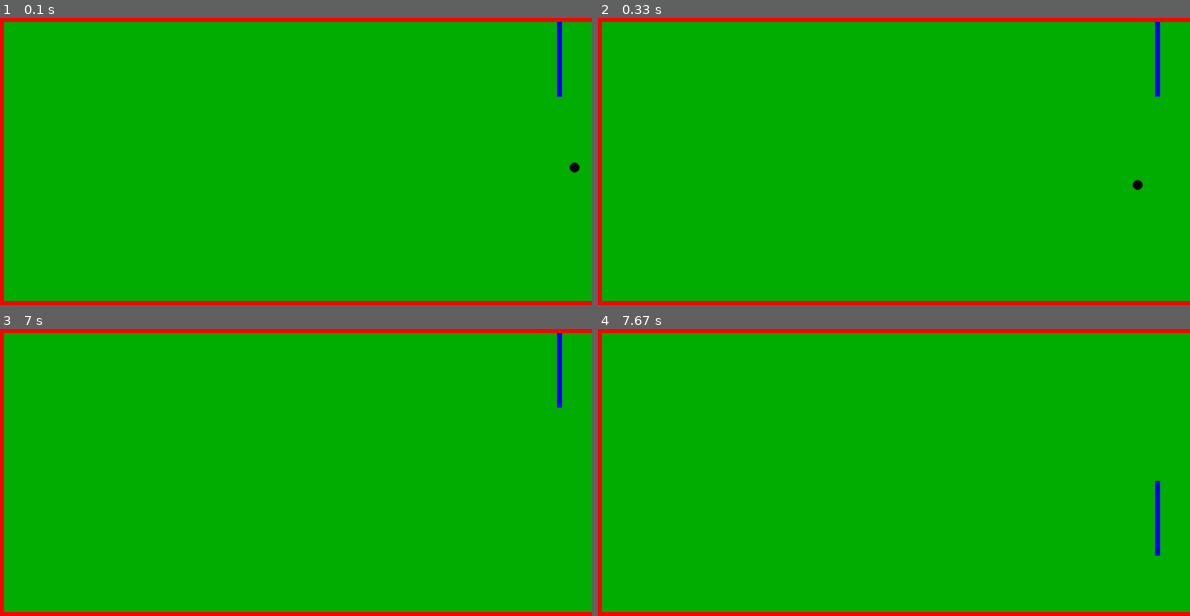
Above: before the commit, frames 1-4 (two rows, left to right).
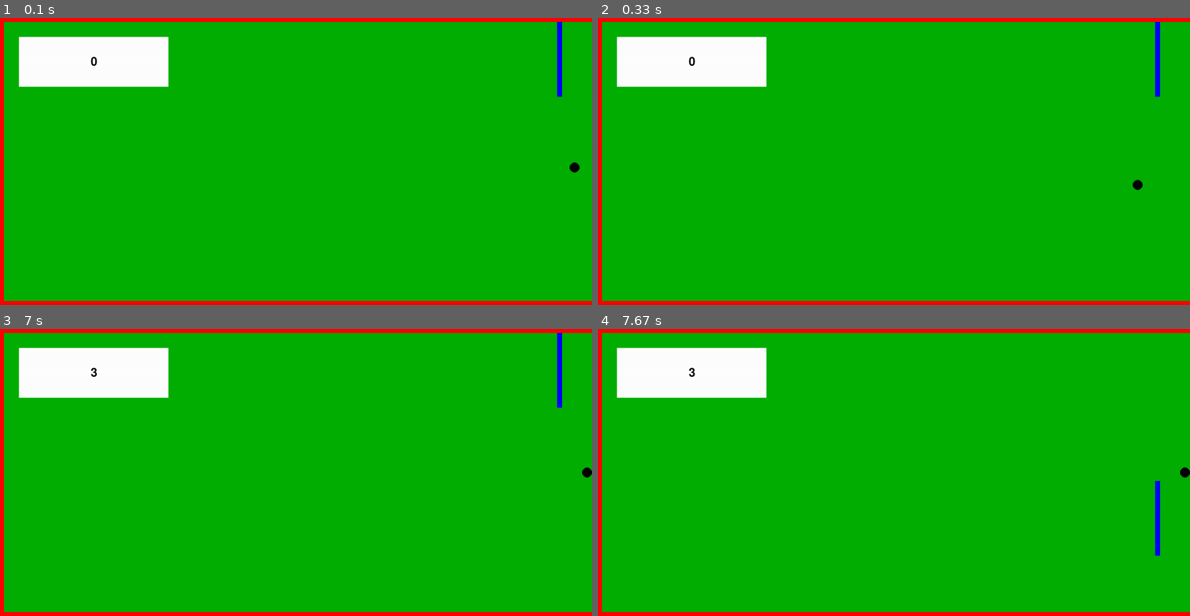
Above: after the commit, the same moments.

Repository: Wombatlord/PygamePong
Game: pygame game, started from pong.py
Two runs of this game, one before a commit and one after it. Both use one fixed random seed, a clock stepped at 60 frames per second and the inputs below.
Inputs (mouse positions are in pixels of both pictures, inside the frame that each line leads up to):
- Up to frame 1 (0.1 s): no input
- Up to frame 2 (0.33 s): no input
- Up to frame 3 (7 s): click (290, 472) at 0.38 s; click (349, 538) at 0.72 s; click (509, 578) at 1.05 s; click (153, 412) at 1.38 s; click (290, 509) at 1.72 s; click (207, 409) at 2.05 s; click (503, 549) at 2.38 s; click (100, 501) at 2.72 s; click (118, 415) at 3.05 s; click (153, 524) at 3.38 s; click (509, 541) at 3.72 s; click (112, 584) at 4.05 s; click (106, 489) at 4.38 s; click (325, 555) at 4.72 s; click (402, 572) at 5.05 s; click (82, 575) at 5.38 s; click (142, 521) at 5.72 s; click (479, 403) at 6.05 s; click (325, 389) at 6.38 s; click (130, 366) at 6.72 s
- Up to frame 4 (7.67 s): click (882, 524) at 7.05 s; click (1000, 518) at 7.38 s

The runs differ from the first frame. In frame 1, 4.5% of the frame differs, in the area x 3-29%, y 6-25%; in frame 2, 4.5%; in frame 3, 4.5%, in the area x 3-100%, y 6-52%; in frame 4, 4.5%.

Commit message:
Added basic score & scoreboard. Added Ball.destroy() to Ball to fix position when leaving play space.

Diff:
--- a/pong.py
+++ b/pong.py
@@ -4,15 +4,23 @@
 
 pygame.init()
 
-# Variables
+# Screen Variables
 HEIGHT = 600
 WIDTH = 1200
 BORDER = 20
+screen = pygame.display.set_mode((WIDTH, HEIGHT))
+
+# Game Object Variables
 fgColour = pygame.Color("red")
 ballColour = pygame.Color("black")
 paddleColour = pygame.Color("blue")
 velocity = 300
-screen = pygame.display.set_mode((WIDTH, HEIGHT))
+
+# Scoreboard Variables
+scoreBoard = pygame.Surface((300, 100))
+scoreBoardPos = (50, 50)
+scoreBoardSize = (300, 100)
+scoreValue = 0
 
 
 def current_time():
@@ -36,6 +44,22 @@
     pygame.draw.rect(screen, fgColour, pygame.Rect((0, 0), (WIDTH, BORDER)))
     pygame.draw.rect(screen, fgColour, pygame.Rect((0, 0), (BORDER, HEIGHT)))
     pygame.draw.rect(screen, fgColour, pygame.Rect((0, HEIGHT - BORDER), (WIDTH, BORDER)))
+
+
+def renderScoreBoard():
+    global screen, scoreBoard, scoreBoardPos
+    scoreBoard = scoreBoard.convert()
+    scoreBoard.fill((255, 255, 255))
+    screen.blit(scoreBoard, scoreBoardPos)
+
+
+def renderScore():
+    global screen, scoreBoard, scoreBoardPos, scoreBoardSize, scoreValue
+    font = pygame.font.Font(None, 36)
+    score = font.render(str(scoreValue), 1, (10, 10, 10))
+    textPos = score.get_rect(centerx=scoreBoardPos[0] + scoreBoardSize[0] // 2,
+                             centery=scoreBoardPos[1] + scoreBoardSize[1] // 2)
+    screen.blit(score, textPos)
 
 
 class Paddle:
@@ -89,7 +113,12 @@
         global screen
         pygame.draw.circle(screen, ballColour, (int(self.x), int(self.y)), Ball.RADIUS)
 
+    def destroy(self):
+        global ballPlay
+        ballPlay = Ball(WIDTH - Ball.RADIUS, HEIGHT // 2, 0, 0)
+
     def update(self, paddle: Paddle):
+        global scoreValue, WIDTH, HEIGHT, velocity
         now = current_time()
 
         if self.timeOfLastUpdate is None:
@@ -104,16 +133,22 @@
 
         hasCollided = self.getHitBox().colliderect(paddle.getHitBox())
         horizontalOutOfBounds = newX < BORDER + Ball.RADIUS
+        offScreen = newX > WIDTH
+
+        if offScreen:
+            Ball.destroy(self)
 
         if horizontalOutOfBounds:
-            self.vx = -self.vx + random.randint(25,100)
+            scoreValue += 1
+            self.vx = -self.vx + random.randint(25, 100)
             newX = self.x + timeSinceLastUpdate * self.vx
 
         if hasCollided:
-            self.vx = -abs(self.vx)
-            self.vy = -abs(self.vy) + random.randint(200, 350)
+            self.vx = -abs(self.vx) + random.randint(-25, 25)
+            self.vy = -abs(self.vy) + random.randint(-200, 350)
 
         if newY < BORDER + Ball.RADIUS or newY > HEIGHT - BORDER - Ball.RADIUS:
+            scoreValue += 1
             self.vy = -self.vy
             newY = self.y + timeSinceLastUpdate * self.vy
 
@@ -129,12 +164,13 @@
     if e.type == pygame.QUIT:
         break
 
-
+    renderBackground()
+    renderScoreBoard()
+    renderScore()
+    renderWalls()
     paddlePlay.show()
     ballPlay.show()
     pygame.display.flip()
-    renderBackground()
-    renderWalls()
     ballPlay.update(paddlePlay)
     paddlePlay.update()
 
